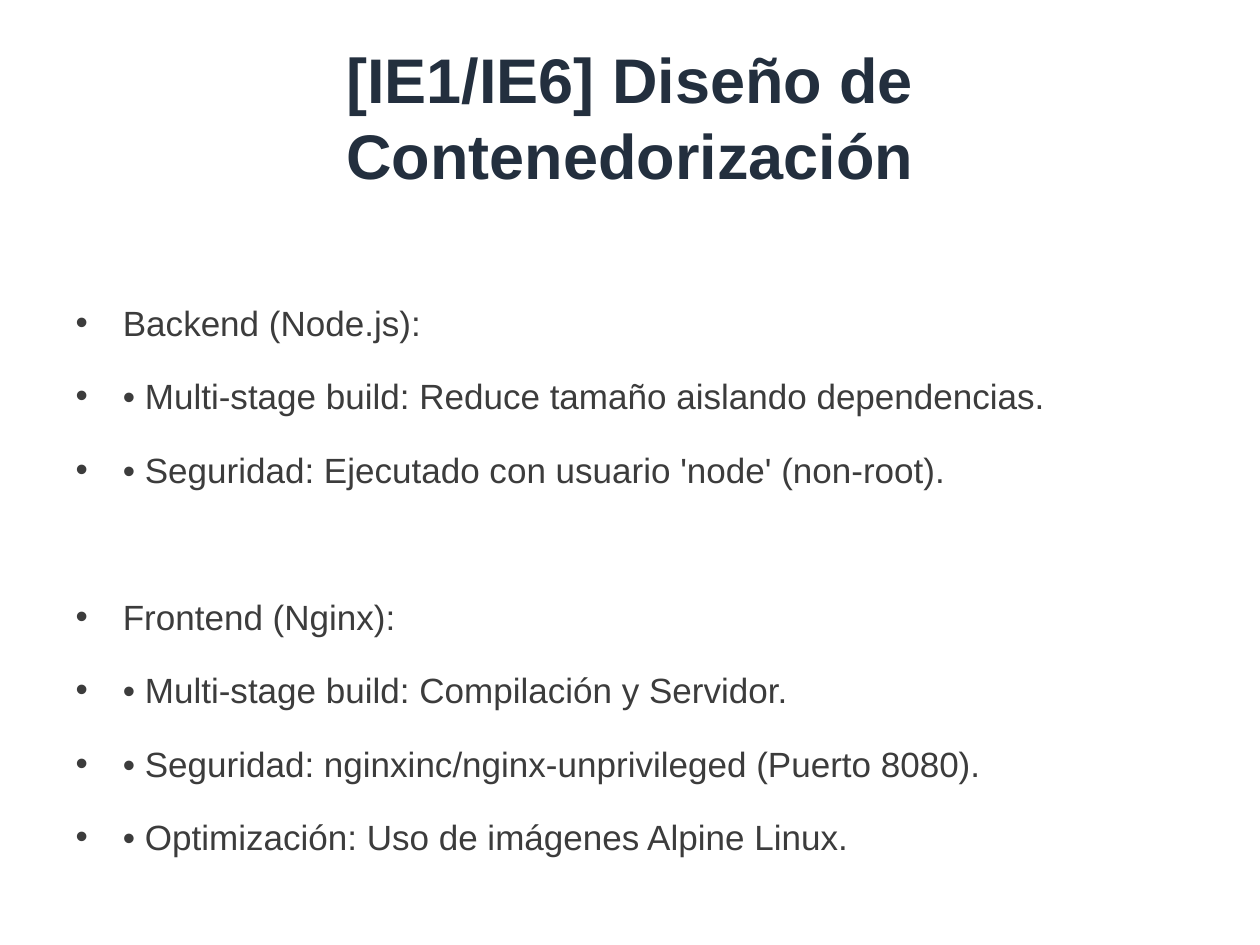
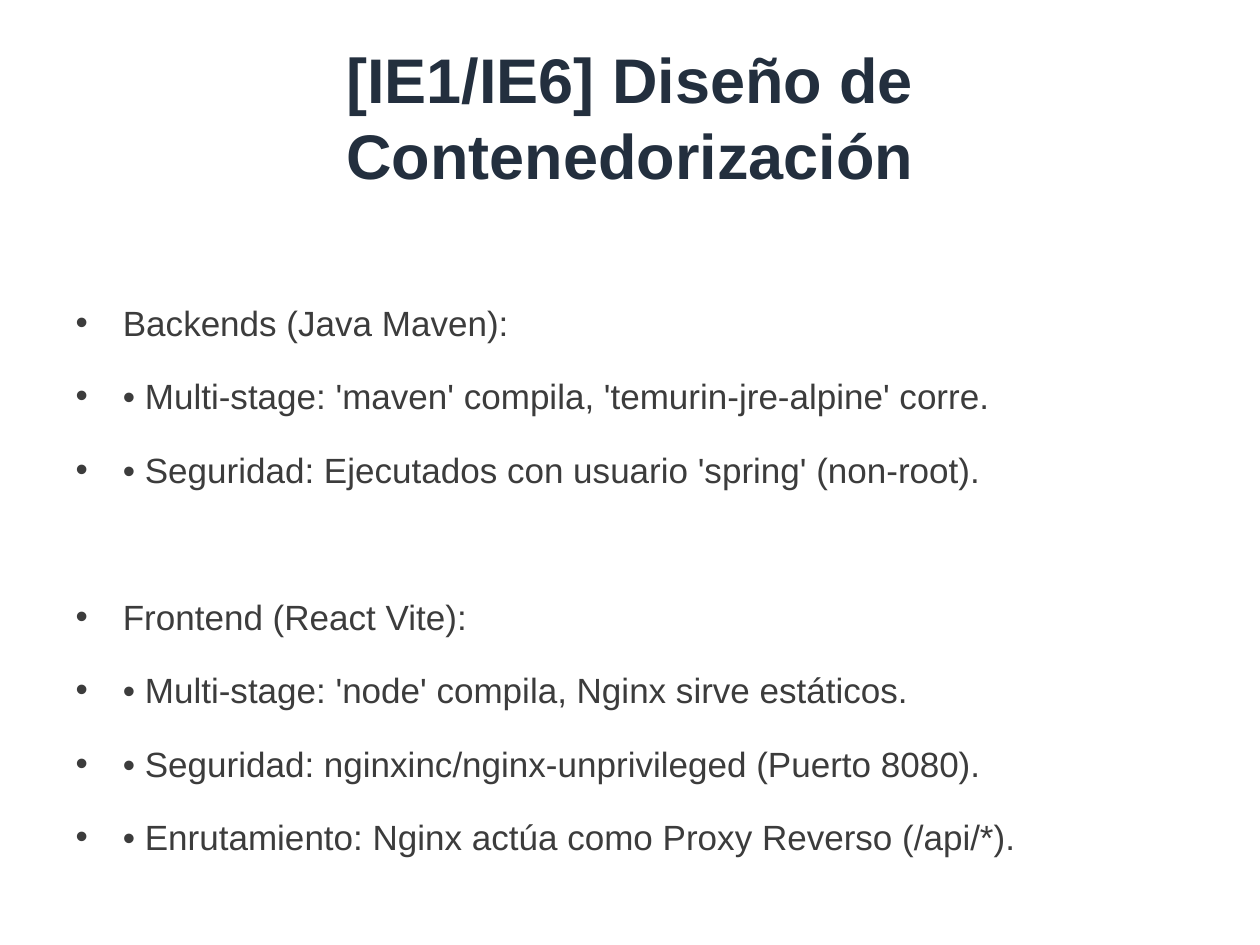
Before and after one commit to jeffplop/test_aws_grav, a slide deck: slide 3 of Entrega-Final-EP2/Presentacion-Semestral-EP2.pptx. Drawn at 1260x945 pixels with LibreOffice and Linux fonts; fonts in the diff are those of the drawing. Boxes give left, top, right and bottom in pixels: in the first picture for what was removed or moved away, otherwise in the second. Text is boxed around its words. In the diff, an @@ line names an element or a change of style, - is before the commit and + after.

```diff
--- a/Entrega-Final-EP2/Presentacion-Semestral-EP2.pptx
+++ b/Entrega-Final-EP2/Presentacion-Semestral-EP2.pptx
@@ text at <box>123,310,989,710</box>: text changed @@
-• Backend (Node.js):
-• • Multi-stage build: Reduce tamaño aislando dependencias.
-• • Seguridad: Ejecutado con usuario 'node' (non-root).
-• Frontend (Nginx):
-• • Multi-stage build: Compilación y Servidor.
+• Backends (Java Maven):
+• • Multi-stage: 'maven' compila, 'temurin-jre-alpine' corre.
+• • Seguridad: Ejecutados con usuario 'spring' (non-root).
+• Frontend (React Vite):
+• • Multi-stage: 'node' compila, Nginx sirve estáticos.
@@ text at <box>145,824,1015,857</box>: text changed @@
-• • Optimización: Uso de imágenes Alpine Linux.
+• • Enrutamiento: Nginx actúa como Proxy Reverso (/api/*).
```
Also in this commit, not shown: 8 other slides changed, 1 slide added, 1 slide removed, 11 other files.
